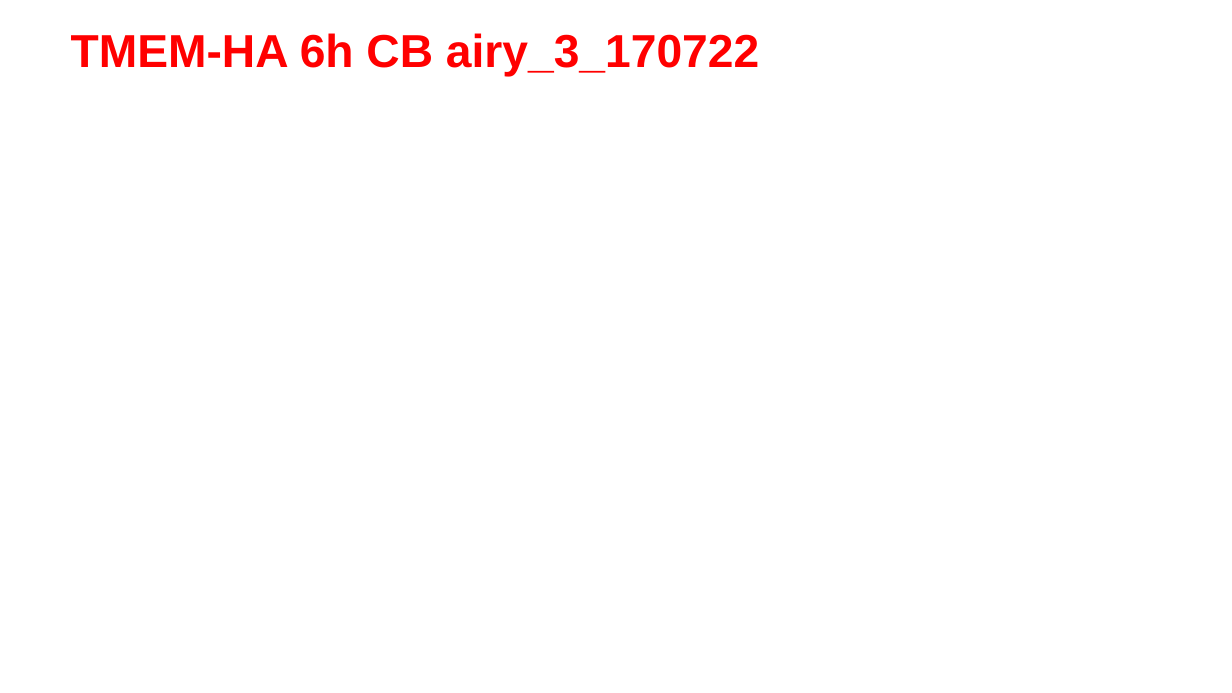
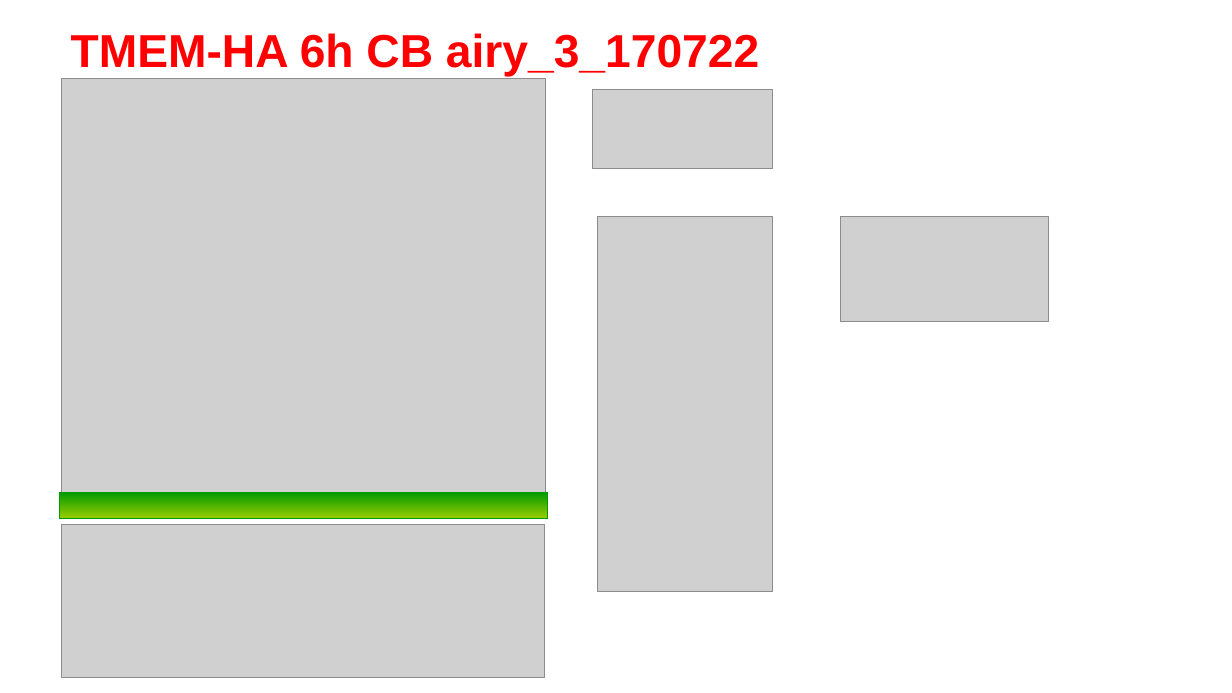
Before and after one commit to Nahuel88Ar/Lysosomes, a slide deck: slide 12 of meeting 17-11.pptx (slide 19 before the commit). Drawn at 1232x693 pixels with LibreOffice and Linux fonts; fonts in the diff are those of the drawing; grey boxes stand for pictures; background and template pictures are left out. Boxes give left, top, right and bottom in pixels: in the first picture for what was removed or moved away, otherwise in the second. Text is boxed around its words. In the diff, an @@ line names an element or a change of style, - is before the commit and + after.

```diff
--- a/meeting 17-11.pptx
+++ b/meeting 17-11.pptx
@@ picture added at bbox=[62, 79, 545, 495] @@
@@ picture added at bbox=[592, 90, 773, 168] @@
@@ picture added at bbox=[597, 217, 773, 592] @@
@@ picture added at bbox=[841, 217, 1049, 323] @@
@@ rectangle added at bbox=[59, 493, 547, 518], fill gradient #009900 to #99CC00, outline #009900 0.75 pt @@
@@ picture added at bbox=[62, 525, 544, 678] @@
```
Also in this commit, not shown: 14 other slides changed, 1 slide added, 12 slides removed, 1 other file.
